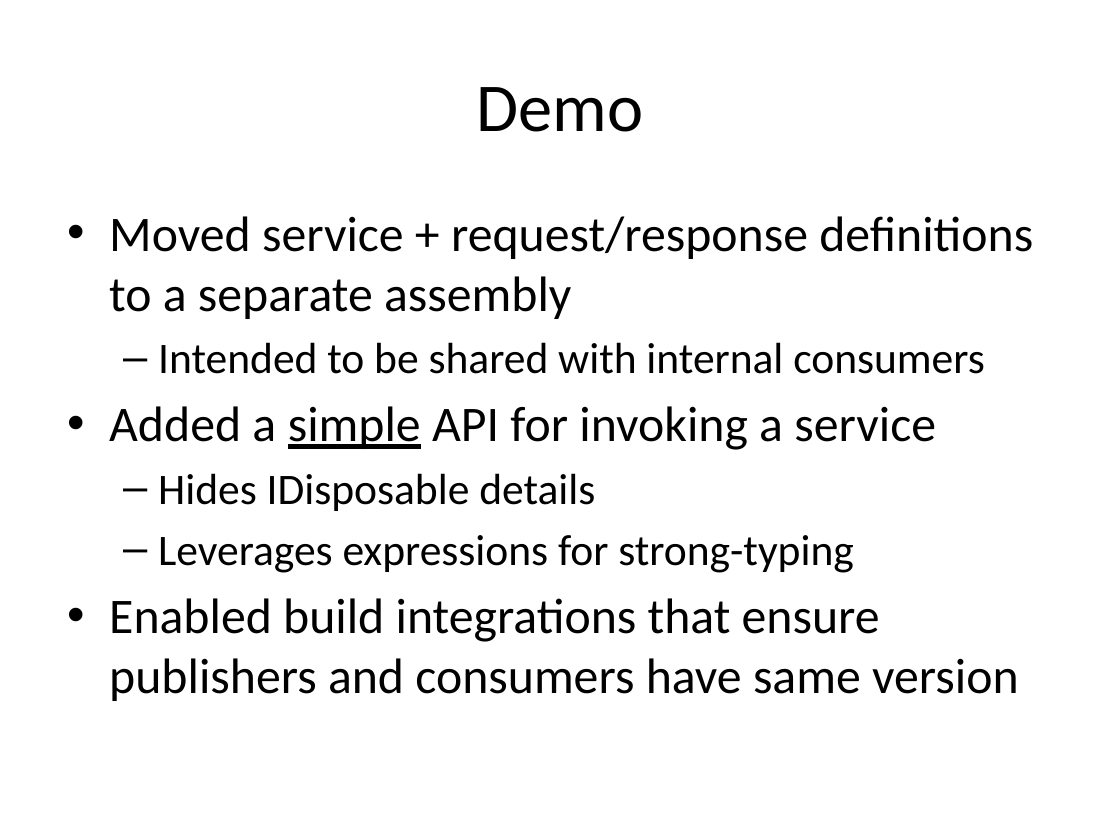
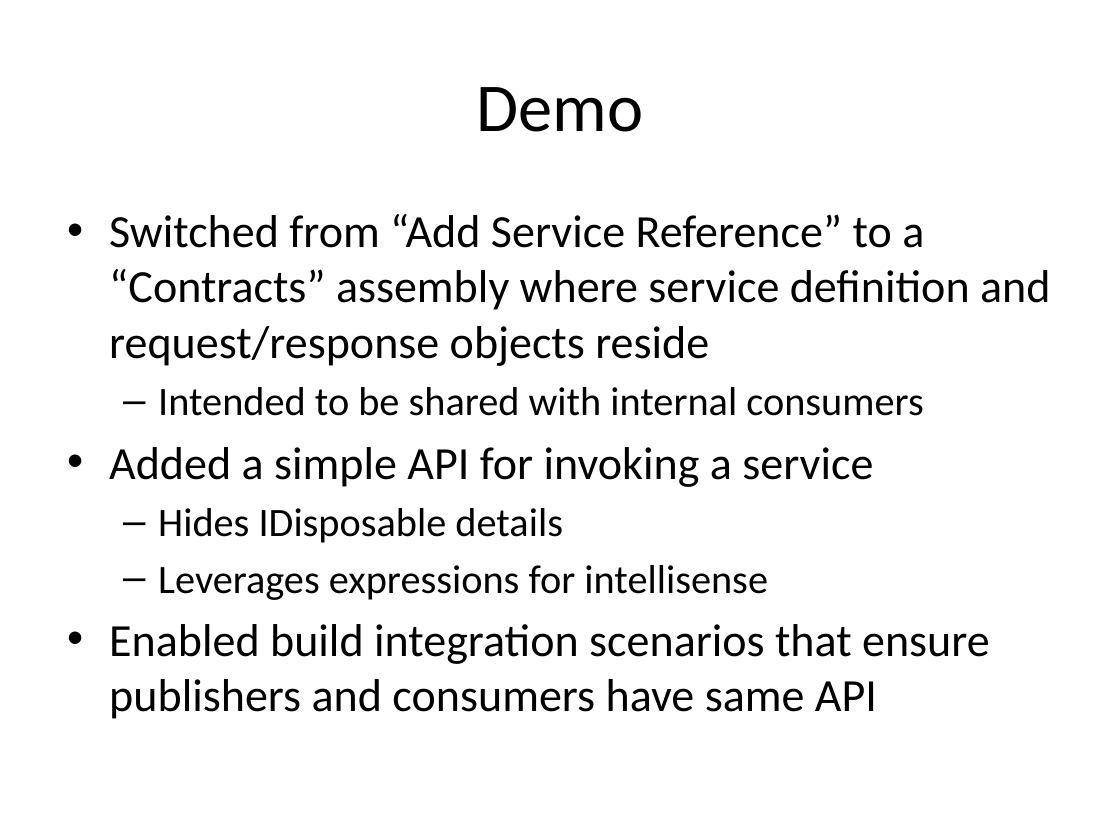
Before and after one commit to broccliman/Presentation.WCF, a slide deck: slide 13 of Presentation.WCF.pptx. Drawn at 1120x840 pixels with LibreOffice and Linux fonts; fonts in the diff are those of the drawing. Boxes give left, top, right and bottom in pixels: in the first picture for what was removed or moved away, otherwise in the second. Text is boxed around its words. In the diff, an @@ line names an element or a change of style, - is before the commit and + after.

Commit message:
Updated PPT

```diff
--- a/Presentation.WCF.pptx
+++ b/Presentation.WCF.pptx
@@ text at box(109, 214, 1050, 366): text changed; size 32 to 29.6 pt @@
-• Moved service + request/response definitions to a separate assembly
+• Switched from “Add Service Reference” to a “Contracts” assembly where service definition and request/response objects reside
@@ text at box(109, 387, 923, 543): size 28 to 25.9 pt in "Intended to be shared with internal consumers", "Hides IDisposable details"; size 32 to 29.6 pt in "Added a simple API for invoking a ..."; underline off in "simple" @@
@@ text at box(109, 565, 990, 719): text changed; size 32 to 29.6 pt @@
-  – Leverages expressions for strong-typing
-• Enabled build integrations that ensure publishers and consumers have same version
+  – Leverages expressions for intellisense
+• Enabled build integration scenarios that ensure publishers and consumers have same API
```
Also in this commit, not shown: 4 other slides changed.
